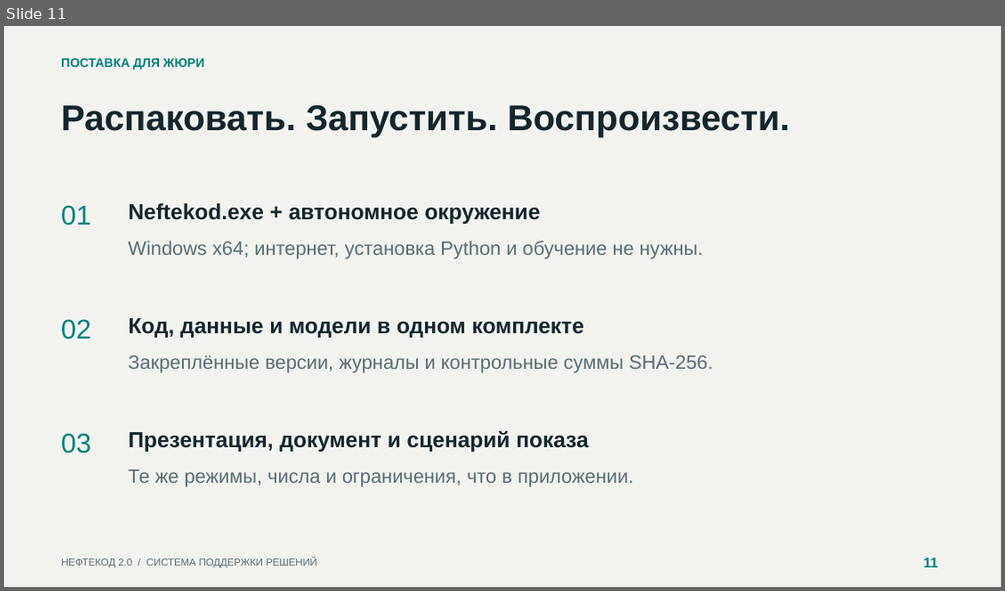
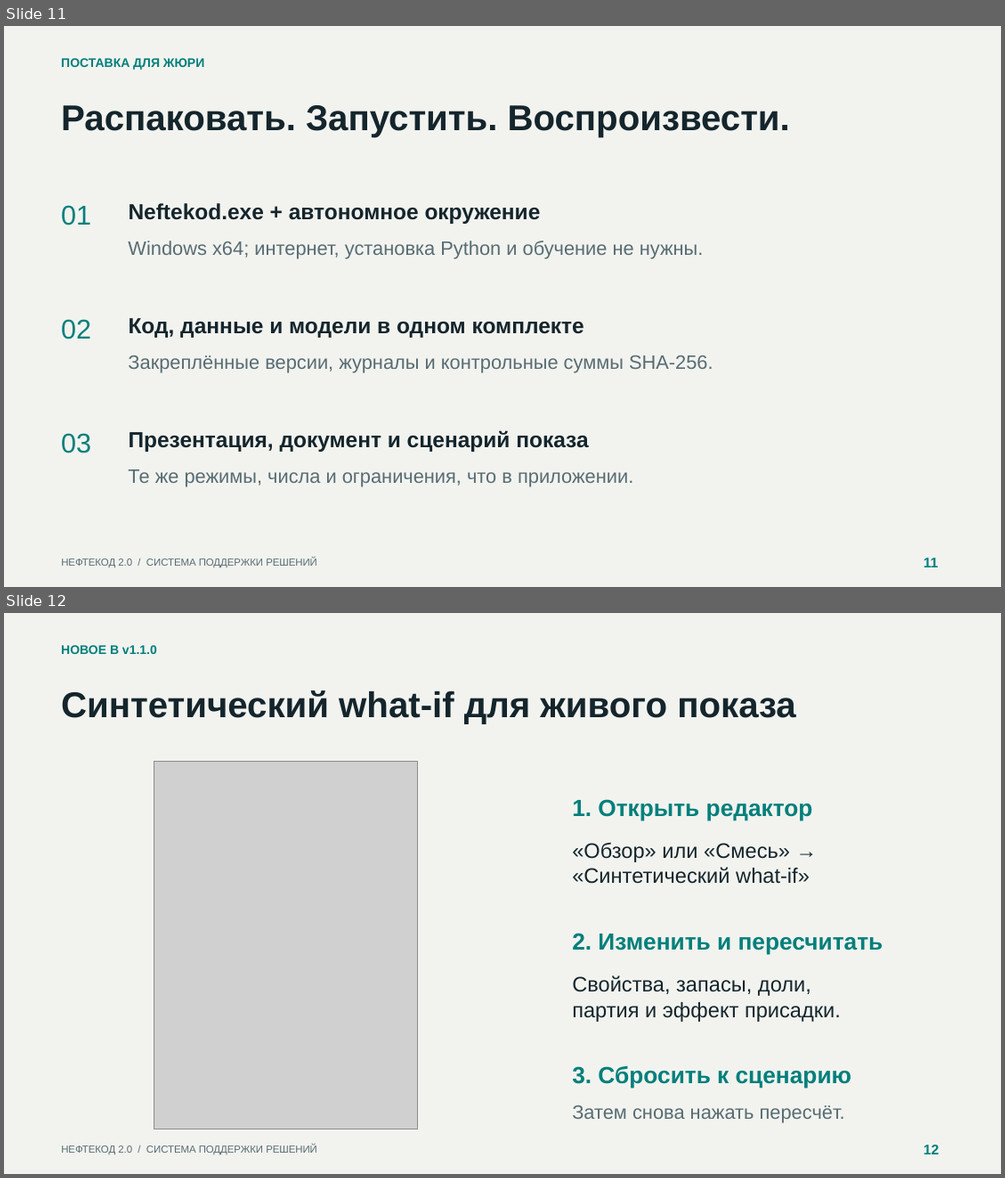
Before and after one commit to bug00n/HackathonPetrolCode, a slide deck: release/jury/Neftekod_Presentation.pptx. Shown one above the other, each under a label of ours: slide 11 before the commit, slides 11 and 12 after it. The pictures are 1005x591 and 1005x1178 pixels, drawn with LibreOffice and Linux fonts; fonts in the diff are those of the drawing; grey boxes stand for pictures. Boxes give left, top, right and bottom in pixels: in the first picture for what was removed or moved away, otherwise in the second. Text is boxed around its words. In the diff, an @@ line names an element or a change of style, - is before the commit and + after.

Commit message:
feat: ship v1.1 what-if, history chart and updated jury guide

```diff
--- a/release/jury/Neftekod_Presentation.pptx
+++ b/release/jury/Neftekod_Presentation.pptx
@@ slide 12 added at (4, 613, 1001, 1174), background #F2F3EF @@
@@ text added at (61, 645, 157, 654), 12 pt, text #007F7B, bold @@
+НОВОЕ В v1.1.0
@@ text added at (61, 690, 796, 724), 34.5 pt, text #14252C, bold @@
+Синтетический what-if для живого показа
@@ picture added at (154, 761, 417, 1129) @@
@@ text added at (572, 799, 813, 820), 22.5 pt, text #007F7B, bold @@
+1. Открыть редактор
@@ text added at (572, 843, 809, 884), 20.2 pt, text #14252C @@
+«Обзор» или «Смесь» →
+«Синтетический what-if»
@@ text added at (572, 933, 883, 955), 22.5 pt, text #007F7B, bold @@
+2. Изменить и пересчитать
@@ text added at (572, 975, 841, 1022), 20.2 pt, text #14252C @@
+Свойства, запасы, доли,
+партия и эффект присадки.
@@ text added at (572, 1066, 852, 1088), 22.5 pt, text #007F7B, bold @@
+3. Сбросить к сценарию
@@ text added at (572, 1105, 845, 1123), 18.8 pt, text #586C73 @@
+Затем снова нажать пересчёт.
@@ text added at (61, 1145, 317, 1155), 9.8 pt, text #586C73 @@
+НЕФТЕКОД 2.0 / СИСТЕМА ПОДДЕРЖКИ РЕШЕНИЙ
@@ text added at (923, 1144, 938, 1154), 13.5 pt, text #007F7B, bold @@
+12
```
Also in this commit, not shown: 3 slides changed, 1 other slide added, 18 other files.
